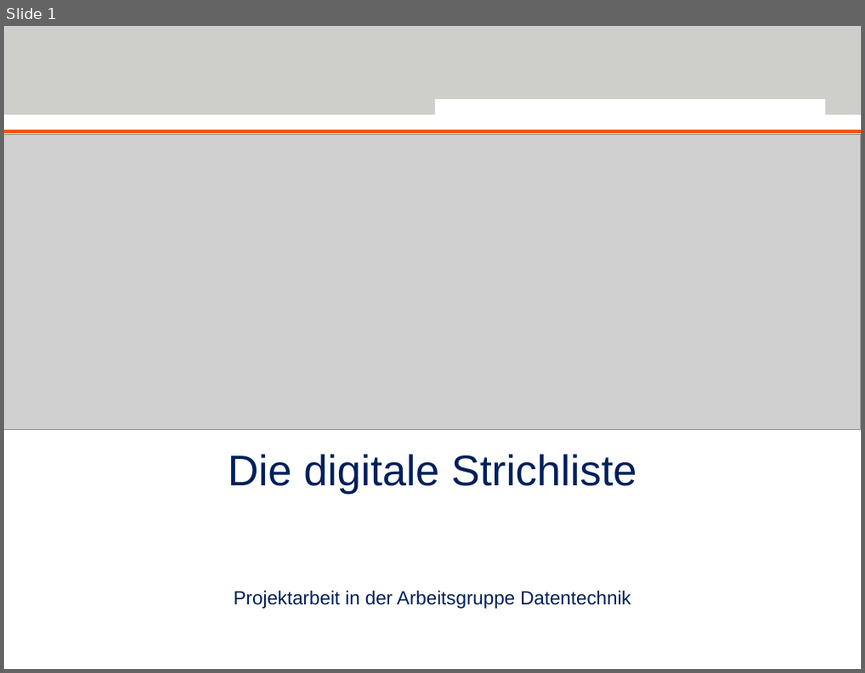
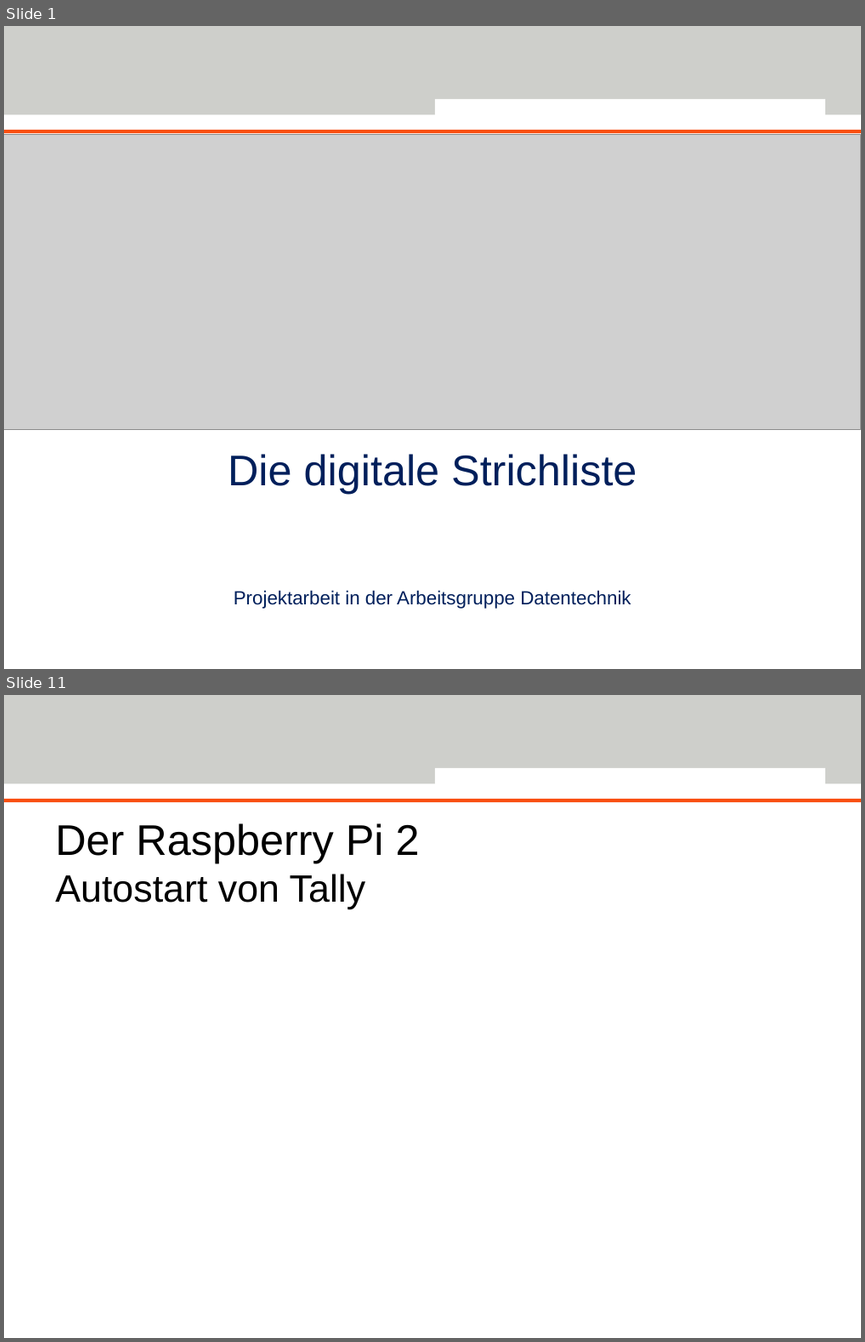
Before and after one commit to Deltachi/Tally_Teamproject, a slide deck: documents/presentation/TallyFinal.pptx. Shown one above the other, each under a label of ours: slide 1 before the commit, slides 1 and 11 after it; the slides between them are not shown. The pictures are 865x673 and 865x1342 pixels, drawn with LibreOffice and Linux fonts; fonts in the diff are those of the drawing; grey boxes stand for pictures; background and template pictures are left out. Boxes give left, top, right and bottom in pixels: in the first picture for what was removed or moved away, otherwise in the second. Text is boxed around its words. In the diff, an @@ line names an element or a change of style, - is before the commit and + after.

```diff
--- a/documents/presentation/TallyFinal.pptx
+++ b/documents/presentation/TallyFinal.pptx
@@ slide 11 added at box(4, 695, 861, 1338), background #FFFFFF; not listed: 3 template elements that a slide beside it also shows @@
@@ title added at box(55, 823, 420, 909), 32 pt, text #000000 @@
+Der Raspberry Pi 2
+Autostart von Tally
```
Also in this commit, not shown: 1 slide changed, 8 other slides added, 1 slide removed, 2 other files.
